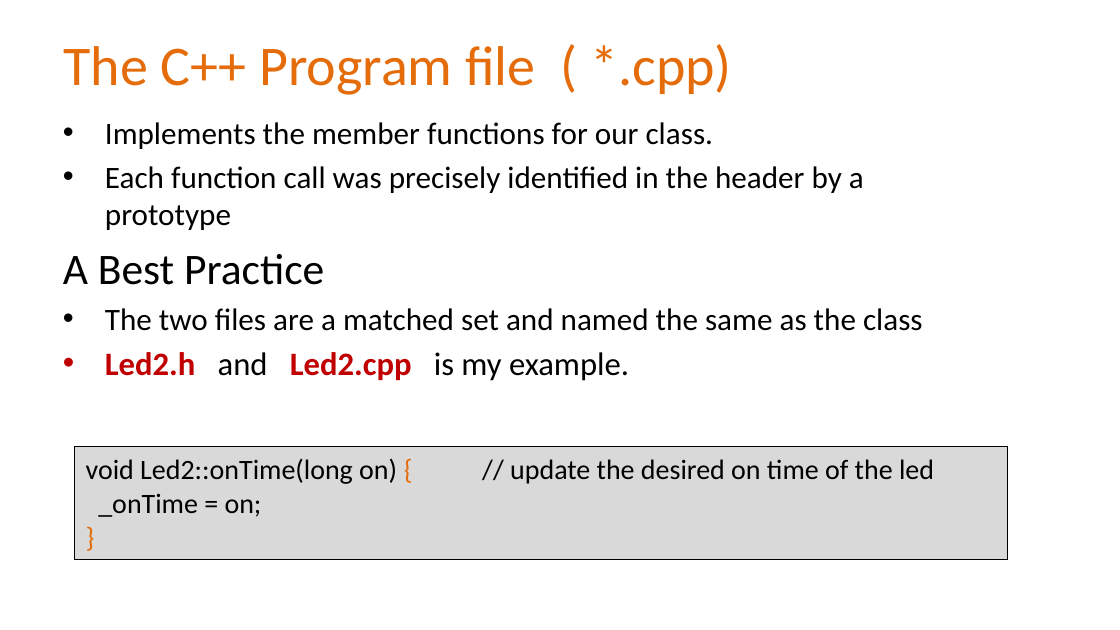
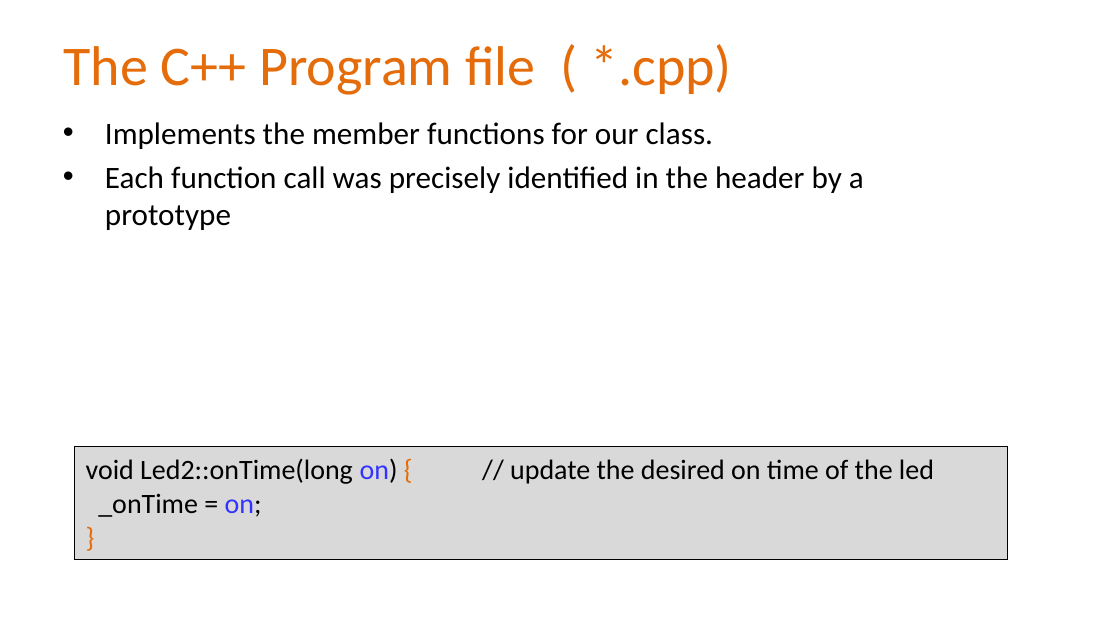
Before and after one commit to Alan-Lomax/MERG-SIG-Presentations, a slide deck: slide 16 of Introduction to Class Programming Part 2.pptx. Drawn at 1120x630 pixels with LibreOffice and Linux fonts; fonts in the diff are those of the drawing; background and template pictures are left out. Boxes give left, top, right and bottom in pixels: in the first picture for what was removed or moved away, otherwise in the second. Text is boxed around its words. In the diff, an @@ line names an element or a change of style, - is before the commit and + after.

```diff
--- a/Introduction to Class Programming Part 2.pptx
+++ b/Introduction to Class Programming Part 2.pptx
@@ text at [63, 254, 923, 381]: paragraphs removed @@
-A Best Practice
-• The two files are a matched set and named the same as the class
-• Led2.h and Led2.cpp is my example.
@@ text in rectangle at [86, 459, 934, 517]: text colour #000000 to #3333FF in "on)", "on;" @@
```
Also in this commit, not shown: 10 other slides changed, 1 slide added, 1 slide removed.
